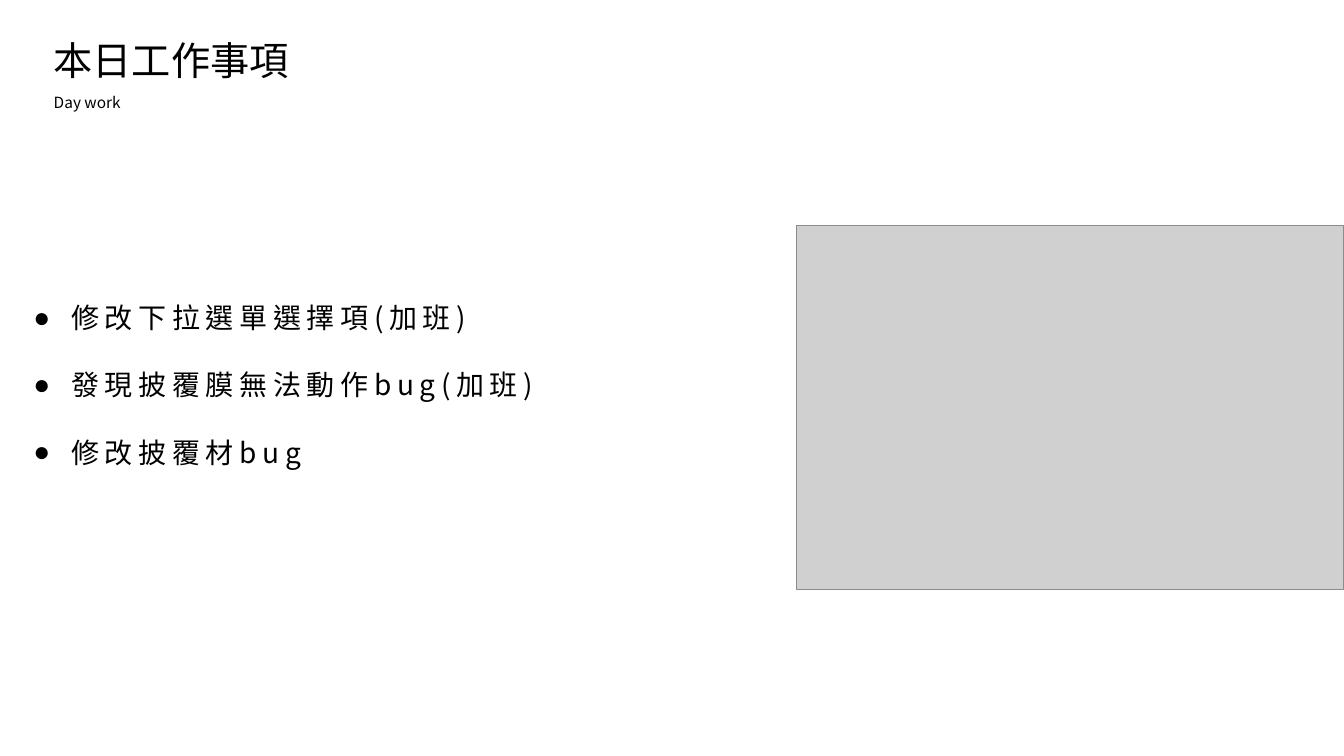
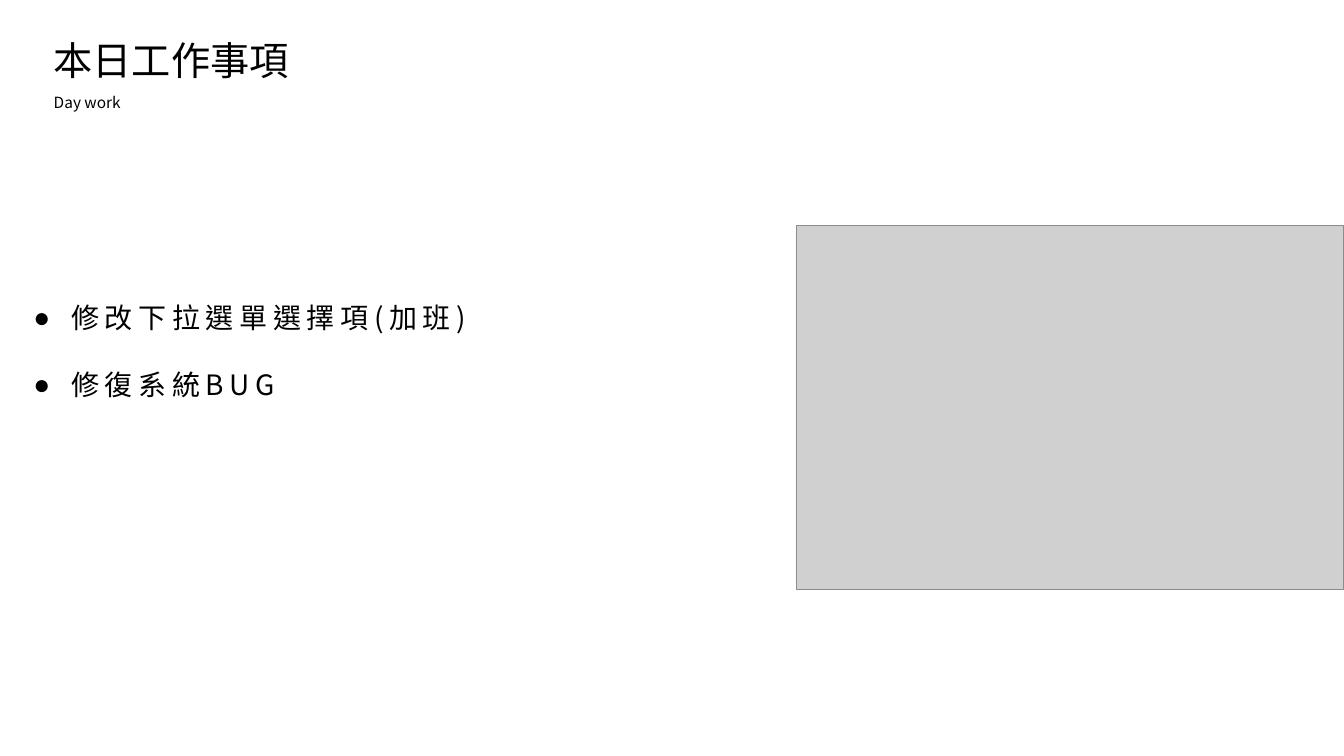
Before and after one commit to king637324/KnowledgeGreenhouseSystem, a slide deck: slide 2 of 工作日報_葉柏漢/2021.10/2021.10.13(加班)_2021.10.14工作日報_葉柏漢.pptx. Drawn at 1344x756 pixels with LibreOffice and Linux fonts; fonts in the diff are those of the drawing; grey boxes stand for pictures. Boxes give left, top, right and bottom in pixels: in the first picture for what was removed or moved away, otherwise in the second. Text is boxed around its words. In the diff, an @@ line names an element or a change of style, - is before the commit and + after.

```diff
--- a/工作日報_葉柏漢/2021.10/2021.10.13(加班)_2021.10.14工作日報_葉柏漢.pptx
+++ b/工作日報_葉柏漢/2021.10/2021.10.13(加班)_2021.10.14工作日報_葉柏漢.pptx
@@ text at box(71, 371, 275, 398): text changed @@
-● 發現披覆膜無法動作bug(加班)
-● 修改披覆材bug
+● 修復系統BUG
```
Also in this commit, not shown: 1 other slide changed, 4 slides added, 1 slide removed, 3 other files.
